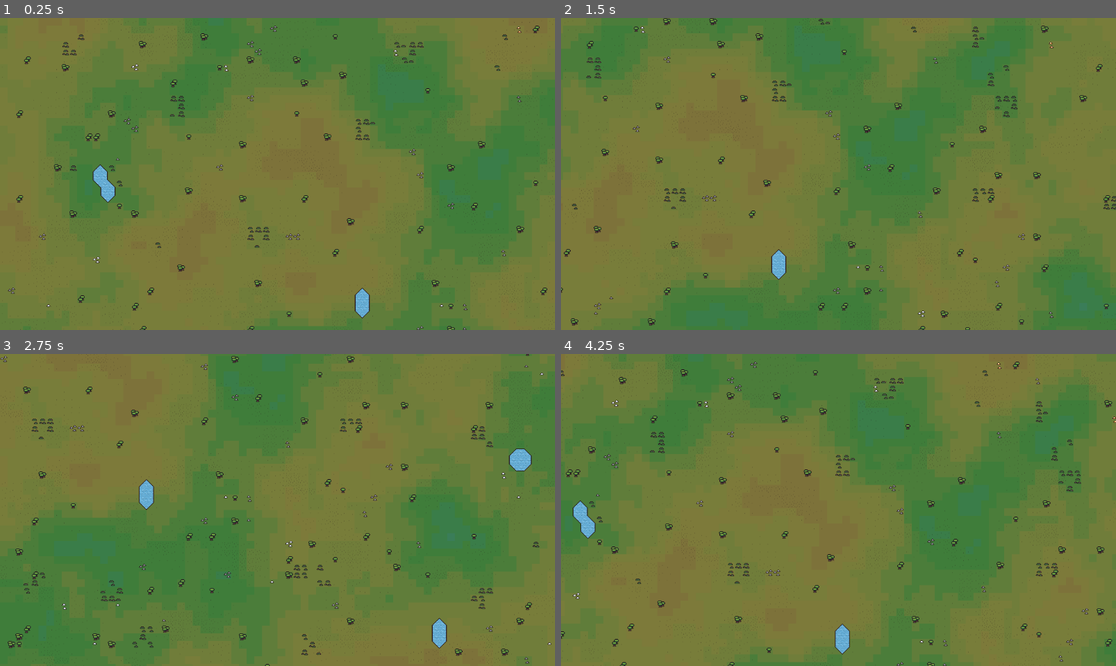
Above: before the commit, frames 1-4 (two rows, left to right).
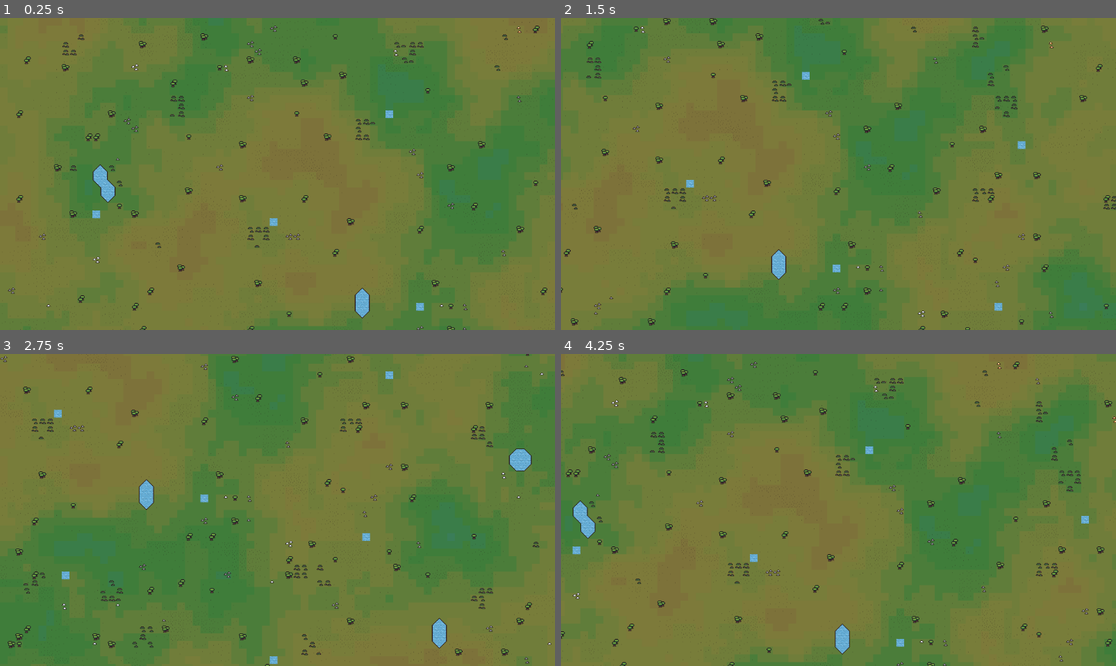
Above: after the commit, the same moments.

Repository: ZouRoung/blitz-kingdoms
Game: Godot game, scene res://OBJECTS/world_gen.tscn
Two runs of this game, one before a commit and one after it. Both use one fixed random seed, a clock stepped at 60 frames per second and the inputs below.
Inputs (mouse positions are in pixels of both pictures, inside the frame that each line leads up to):
- Up to frame 1 (0.25 s): no input
- Up to frame 2 (1.5 s): tap Enter at 0.5 s; move the mouse to (960, 158) at 0.52 s; hold D (right) 0.53-1.28 s; click (960, 158) at 0.67 s; move the mouse to (727, 189) at 1.27 s; hold S (down) from 1.28 s (still down)
- Up to frame 3 (2.75 s): move the mouse to (333, 441) at 2.02 s; release S (down) at 2.03 s; hold D (right) from 2.03 s (still down)
- Up to frame 4 (4.25 s): tap Space at 2.75 s; move the mouse to (810, 572) at 2.77 s; release D (right) at 2.78 s; hold W (up) 2.78-3.53 s; click (810, 572) at 2.92 s; move the mouse to (1005, 556) at 3.52 s; hold A (left) from 3.53 s (still down)

The runs differ from the first frame. In frame 1, 0.1% of the frame differs, in the area x 16-77%, y 29-94%; in frame 2, 0.2%; in frame 3, 0.2%, in the area x 9-71%, y 5-100%; in frame 4, 0.2%.

Commit message:
Set spawnpoints with 0/11 Water Tile for visualization

Diff:
--- a/OBJECTS/world_gen.tscn
+++ b/OBJECTS/world_gen.tscn
@@ -88,6 +88,123 @@
 [sub_resource type="TileSet" id="TileSet_ik2su"]
 sources/0 = SubResource("TileSetAtlasSource_cxs8o")
 
+[sub_resource type="TileSetAtlasSource" id="TileSetAtlasSource_ik2su"]
+texture = ExtResource("1_pf3a2")
+0:0/0 = 0
+1:0/0 = 0
+2:0/0 = 0
+3:0/0 = 0
+4:0/0 = 0
+5:0/0 = 0
+6:0/0 = 0
+7:0/0 = 0
+8:0/0 = 0
+9:0/0 = 0
+10:0/0 = 0
+11:0/0 = 0
+12:0/0 = 0
+13:0/0 = 0
+14:0/0 = 0
+15:0/0 = 0
+16:0/0 = 0
+17:0/0 = 0
+18:0/0 = 0
+19:0/0 = 0
+20:0/0 = 0
+21:0/0 = 0
+22:0/0 = 0
+23:0/0 = 0
+24:0/0 = 0
+25:0/0 = 0
+26:0/0 = 0
+27:0/0 = 0
+28:0/0 = 0
+29:0/0 = 0
+0:7/0 = 0
+1:7/0 = 0
+2:7/0 = 0
+0:8/0 = 0
+1:8/0 = 0
+2:8/0 = 0
+3:8/0 = 0
+4:8/0 = 0
+5:8/0 = 0
+6:8/0 = 0
+7:8/0 = 0
+8:8/0 = 0
+9:8/0 = 0
+0:10/0 = 0
+1:10/0 = 0
+2:10/0 = 0
+0:11/0 = 0
+1:11/0 = 0
+2:11/0 = 0
+3:11/0 = 0
+4:11/0 = 0
+5:11/0 = 0
+6:11/0 = 0
+7:11/0 = 0
+8:11/0 = 0
+9:11/0 = 0
+10:11/0 = 0
+11:11/0 = 0
+12:11/0 = 0
+13:11/0 = 0
+14:11/0 = 0
+15:11/0 = 0
+16:11/0 = 0
+17:11/0 = 0
+18:11/0 = 0
+19:11/0 = 0
+20:11/0 = 0
+21:11/0 = 0
+22:11/0 = 0
+23:11/0 = 0
+24:11/0 = 0
+25:11/0 = 0
+26:11/0 = 0
+0:13/0 = 0
+1:13/0 = 0
+2:13/0 = 0
+3:13/0 = 0
+4:13/0 = 0
+5:13/0 = 0
+0:14/0 = 0
+1:14/0 = 0
+2:14/0 = 0
+3:14/0 = 0
+4:14/0 = 0
+5:14/0 = 0
+6:14/0 = 0
+7:14/0 = 0
+8:14/0 = 0
+9:14/0 = 0
+0:16/0 = 0
+1:16/0 = 0
+2:16/0 = 0
+3:16/0 = 0
+4:16/0 = 0
+0:17/0 = 0
+1:17/0 = 0
+2:17/0 = 0
+3:17/0 = 0
+4:17/0 = 0
+5:17/0 = 0
+6:17/0 = 0
+7:17/0 = 0
+8:17/0 = 0
+1:18/0 = 0
+2:18/0 = 0
+3:18/0 = 0
+4:18/0 = 0
+5:18/0 = 0
+6:18/0 = 0
+7:18/0 = 0
+8:18/0 = 0
+
+[sub_resource type="TileSet" id="TileSet_jmknv"]
+sources/0 = SubResource("TileSetAtlasSource_ik2su")
+
 [node name="worldGen" type="Node2D"]
 script = ExtResource("1_cxs8o")
 
@@ -103,4 +220,7 @@
 [node name="resourceTileMap" type="TileMapLayer" parent="."]
 tile_set = SubResource("TileSet_ik2su")
 
+[node name="spawnMarkerTileMap" type="TileMapLayer" parent="."]
+tile_set = SubResource("TileSet_jmknv")
+
 [node name="Camera" parent="." instance=ExtResource("3_ik2su")]
--- a/SCRIPTS/world_gen.gd
+++ b/SCRIPTS/world_gen.gd
@@ -90,6 +90,17 @@
 @export var berry_cluster_size : int = 3
 @export var berry_cluster_chance : float = 0.7
 
+@export_group("Spawn Settings")
+## Mindestabstand zwischen Spawn-Punkten (in Tiles)
+@export var min_spawn_distance : int = 20
+
+## Mindestabstand zum Kartenrand (in Tiles)
+@export var min_border_distance : int = 10
+
+## Maximale Versuche, einen gültigen Spawn-Punkt zu finden
+@export var max_spawn_attempts : int = 100
+
+
 var grass_noise := FastNoiseLite.new()
 var water_noise := FastNoiseLite.new()
 var detail_noise := FastNoiseLite.new()
@@ -102,8 +113,12 @@
 @onready var water_tilemap : TileMapLayer = $WaterTileMap
 @onready var ground_details_tilemap : TileMapLayer = $groundDetailsTileMap
 @onready var resource_tilemap : TileMapLayer = $resourceTileMap
+@onready var spawn_marker_tilemap : TileMapLayer = $spawnMarkerTileMap
+
 
 var resource_data_map : Dictionary = {}
+var spawn_points : Array[Vector2i] = []
+
 
 func _ready():
 	setup_noise()
@@ -197,6 +212,9 @@
 
 			if randf() < resource_spawn_chance:
 				place_random_resource(cell, placed_resources)
+
+	## Spawn-Punkte generieren (Beispiel: 4 Spieler)
+	generate_spawn_points(16)
 
 func remove_small_water_clusters():
 	var visited = {}
@@ -463,3 +481,62 @@
 	print("Supply: ", res_data.current_supply, " / ", res_data.max_supply)
 	print("Position: ", res_data.world_position)
 	print("======================")
+
+func generate_spawn_points(player_count: int):
+	spawn_points.clear()
+
+	print("=== Generiere ", player_count, " Spawn-Punkte ===")
+
+	for i in range(player_count):
+		var spawn_pos = find_valid_spawn_position()
+
+		if spawn_pos != Vector2i(-1, -1):
+			spawn_points.append(spawn_pos)
+			print("Spawn-Punkt ", i + 1, ": ", spawn_pos)
+		else:
+			print("WARNUNG: Konnte keinen gültigen Spawn-Punkt ", i + 1, " finden!")
+
+	print("=== ", spawn_points.size(), " Spawn-Punkte generiert ===")
+	## Visualisiere Spawn-Punkte
+	visualize_spawn_points()
+
+func find_valid_spawn_position() -> Vector2i:
+	## Versuche max_spawn_attempts mal, einen gültigen Punkt zu finden
+	for attempt in range(max_spawn_attempts):
+		## Zufällige Position innerhalb der Karte (mit Rand-Abstand)
+		var x = randi_range(min_border_distance, map_width - min_border_distance - 1)
+		var y = randi_range(min_border_distance, map_height - min_border_distance - 1)
+		var pos = Vector2i(x, y)
+
+		## Prüfe, ob Position gültig ist
+		if is_valid_spawn_position(pos):
+			return pos
+
+	## Kein gültiger Punkt gefunden
+	return Vector2i(-1, -1)
+
+func is_valid_spawn_position(pos: Vector2i) -> bool:
+	## 1. Prüfe: Nicht auf Wasser spawnen
+	if water_cells.has(pos):
+		return false
+
+	## 2. Prüfe: Mindestabstand zu anderen Spawn-Punkten
+	for existing_spawn in spawn_points:
+		var distance = pos.distance_to(existing_spawn)
+		if distance < min_spawn_distance:
+			return false
+
+	## Alle Checks bestanden
+	return true
+
+func visualize_spawn_points():
+	if not spawn_marker_tilemap:
+		return
+
+	spawn_marker_tilemap.clear()
+
+	## Nutze Gold als auffälligen Marker
+	var marker_tile = Vector2i(0, 11)
+
+	for spawn_pos in spawn_points:
+		spawn_marker_tilemap.set_cell(spawn_pos, 0, marker_tile)
Not shown: 1 places in OBJECTS/world_gen.tscn that only renumber resources
